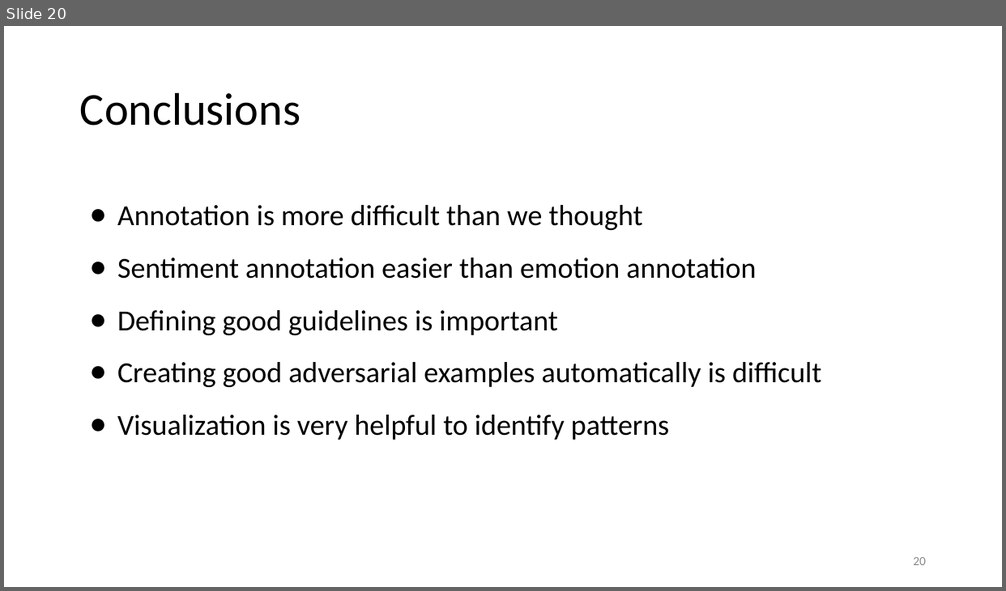
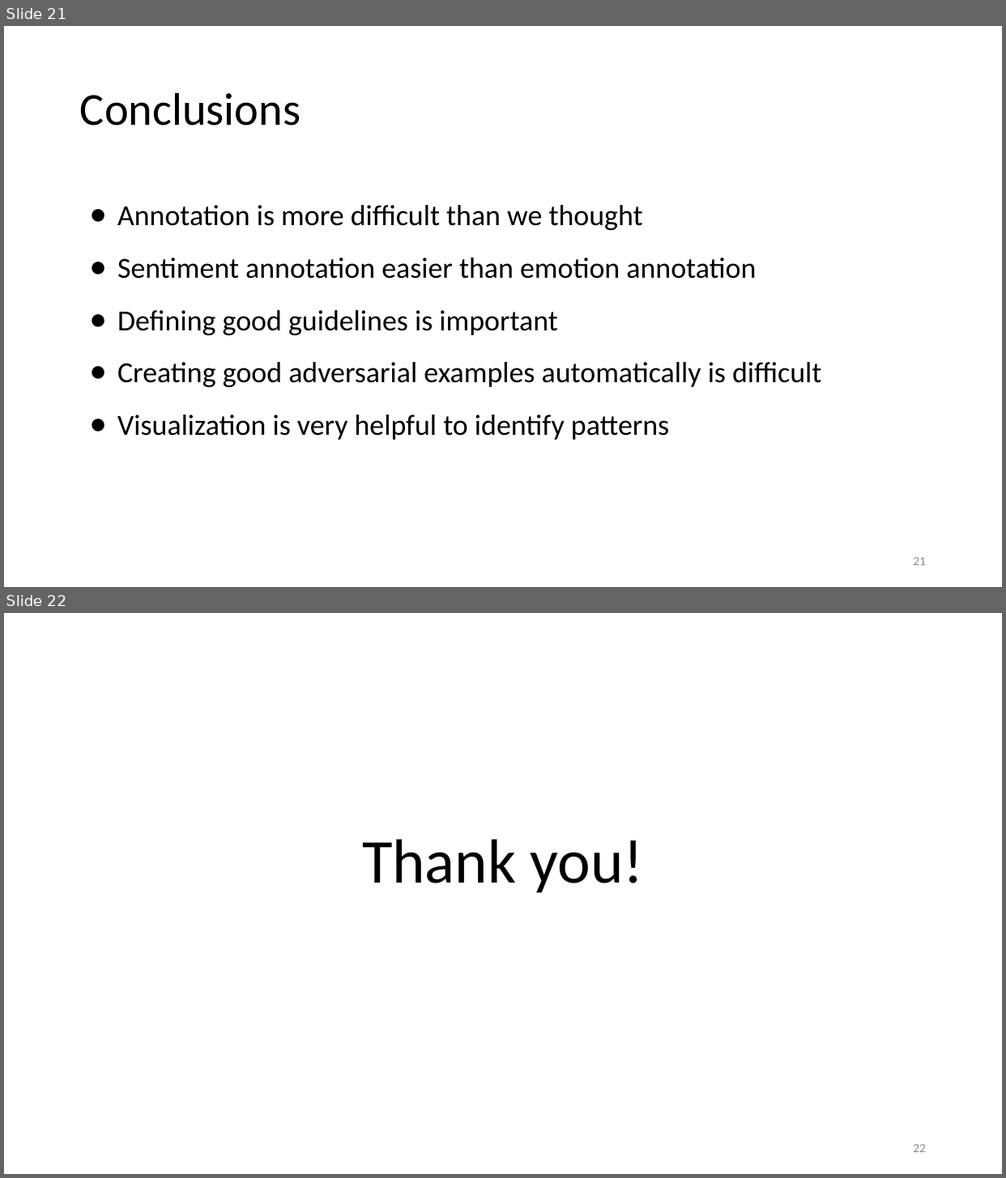
Before and after one commit to juletx/twitter-sentiment-emotion, a slide deck: slides/twitter_sentiment_emotion.pptx. Shown one above the other, each under a label of ours: slide 20 before the commit, slides 21 and 22 after it. The pictures are 1006x591 and 1006x1178 pixels, drawn with LibreOffice and Linux fonts; fonts in the diff are those of the drawing. Boxes give left, top, right and bottom in pixels: in the first picture for what was removed or moved away, otherwise in the second. Text is boxed around its words. In the diff, an @@ line names an element or a change of style, - is before the commit and + after.

```diff
--- a/slides/twitter_sentiment_emotion.pptx
+++ b/slides/twitter_sentiment_emotion.pptx
@@ slide 22 added at (x1=4, y1=613, x2=1002, y2=1174), background #FFFFFF @@
@@ title added at (x1=362, y1=839, x2=644, y2=893), 60 pt, text #000000 @@
+Thank you!
@@ page number added at (x1=913, y1=1144, x2=926, y2=1152), 12 pt, text #888888 @@
+22
@@ what was slide 20 is now slide 21 @@
@@ page number at (x1=913, y1=557, x2=926, y2=565): text changed @@
-20
+21
```
Also in this commit, not shown: 2 slides changed, 1 other slide added, 1 other file.
